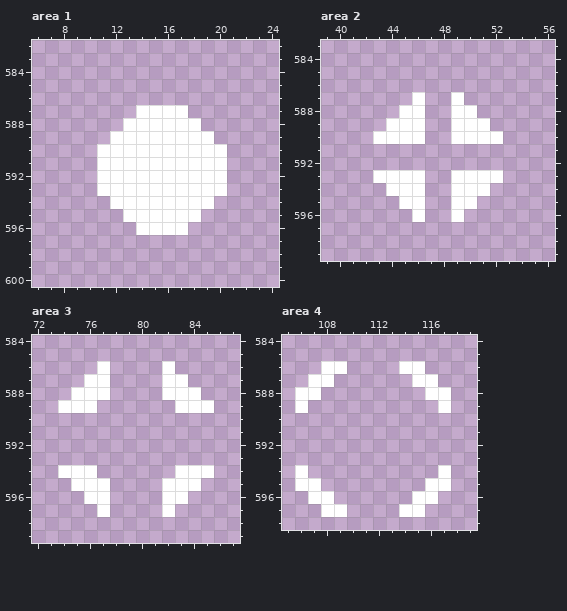
Pixel-art file: Leore/Content/effects.aseprite. Above is the file before it was changed.
320x640 pixels, 1 frame. Colours within 5 levels of each other are drawn and written as one. Shown: area 1: x 6..24, y 582..600; area 2: x 39..56, y 583..599; area 3: x 72..87, y 584..599; area 4: x 105..119, y 584..598. The old version is drawn lined up with the new one, on the new canvas. The commit also changed other parts of the picture, which this record leaves out.
The result:
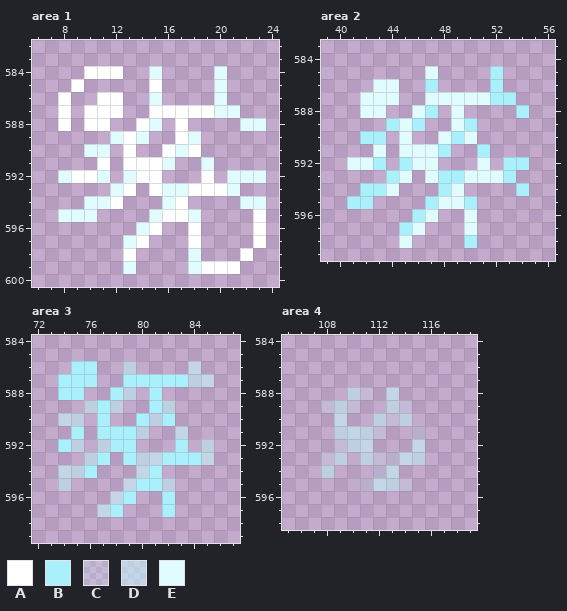
Palette (. is transparent): A #ffffff  B #a9effc  C #c5f9ff31  D #c5f9ff8b  E #e0fcff
Difference:
canvas 320x640 -> 320x1280
Changed rows in their new state; - is an unchanged pixel.
Area 1:
first column x 8:
584 --AAA--E----E---
585 -A-----A----E---
586 A--AA--E----E---
587 A-AAA-.---AAEE--
588 A-AA-.-E.-.---EE
589 ----E-E..-E.----
590 --EE.-..-E-..---
591 ----.---E..E.---
592 EAAE.E--...-.EEE
593 ---.E-.-EE---E--
594 --EE-...E-..--EE
595 EEE--..E--E----A
596 ------E-..A----A
597 -----EA---A----A
598 -----A----E---A-
599 -----E----EAAA--
Area 2:
first column x 41:
585 ------E----B--
586 --EE--B----B--
587 -EEE-.EEEEEBB-
588 -EE-.EB-E.---B
589 ---BEB--EB.---
590 -BB.E.-EBE..--
591 --E-EEEB--B---
592 EEB-BEE---E-BB
593 --.BE.EBBEEEB-
594 -BBE..-BE..--B
595 BB--..BEEB----
596 -----BE-.E----
597 ----BE---E----
598 ----E----B----
Area 3:
first column x 74:
586 -BB.-D--.-D-
587 BBB.-BBBBBDD
588 BB..BD-B...-
589 ..DBD--BD...
590 DD-B--BDB---
591 -B-BBBD--D--
592 BD-DBB---B-D
593 --DB-BDDBBBD
594 DDB---DB-...
595 D...-DBBD..-
596 --..DB--B.--
597 ---DB---B---
Area 4:
first column x 106:
586 --..----..--
587 -..------..-
588 ..--DC-D--..
589 .-CDC--DC--.
590 ---D--DCD---
591 ---DDDC--C--
592 ---CDD---D--
593 --CD-DCCDD--
594 .-D---CD---.
595 ..---CDDC-..
596 -..------..-
597 --..----..--
Boxes around the changes in both pictures, in picture pixels (x1, y1, x2, y2):
changed: (58, 66, 266, 274)
changed: (347, 66, 529, 248)
changed: (58, 361, 214, 517)
changed: (295, 361, 451, 517)
